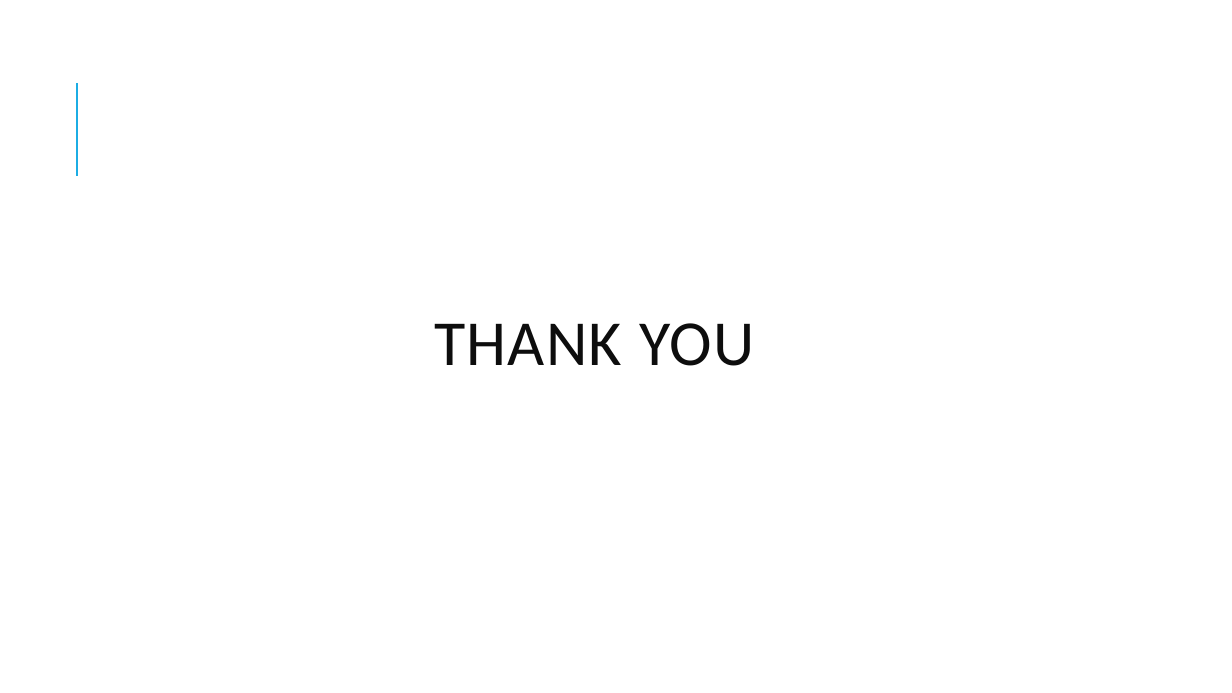
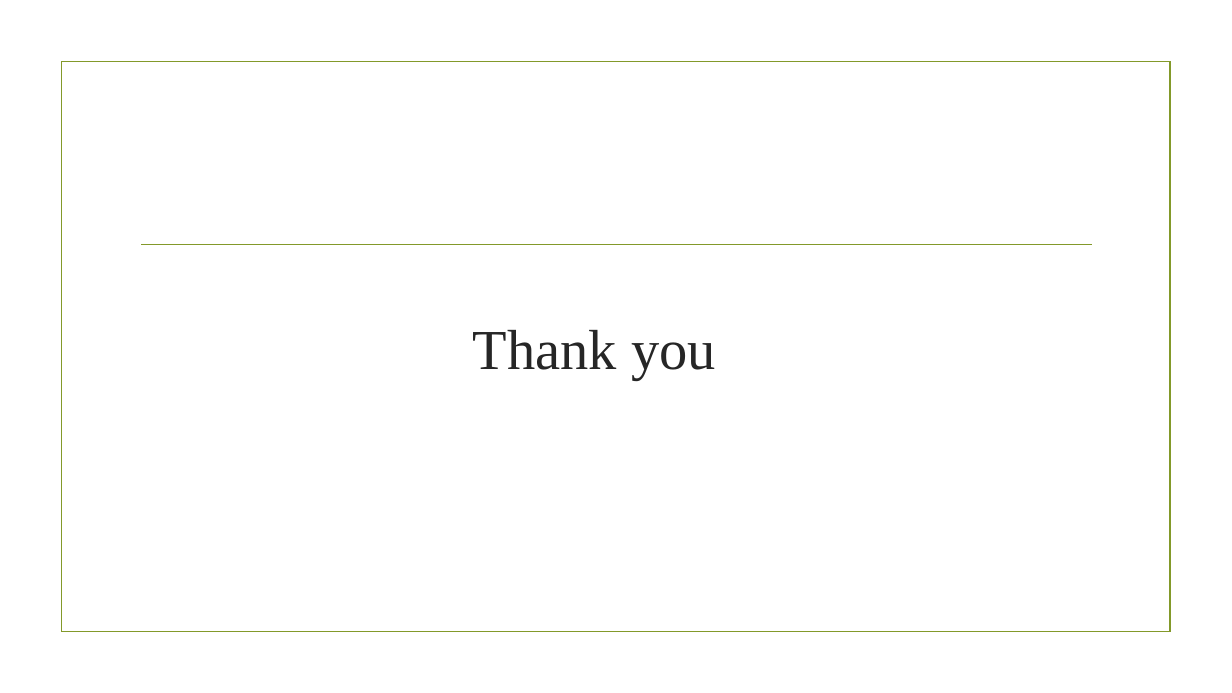
Before and after one commit to davidadey000/codeavenue, a slide deck: slide 12 of documentation/final_project_presentation.pptx (slide 11 before the commit). Drawn at 1232x693 pixels with LibreOffice and Linux fonts; fonts in the diff are those of the drawing; background and template pictures are left out. Boxes give left, top, right and bottom in pixels: in the first picture for what was removed or moved away, otherwise in the second. Text is boxed around its words. In the diff, an @@ line names an element or a change of style, - is before the commit and + after.

```diff
--- a/documentation/final_project_presentation.pptx
+++ b/documentation/final_project_presentation.pptx
@@ rectangle added at box(61, 62, 1170, 632), outline #83992A 1.25 pt @@
@@ line removed from (77, 176) to (77, 83) @@
@@ line added from (141, 245) to (1092, 245), #83992A 1.25 pt @@
@@ title at box(473, 330, 716, 380): text changed; size 50 to 44 pt; font Calibri to Times New Roman; text colour #0D0D0D to #262626 @@
-THANK YOU
+Thank you
```
Also in this commit, not shown: 9 other slides changed, 2 slides added, 1 slide removed, 3 other files.
